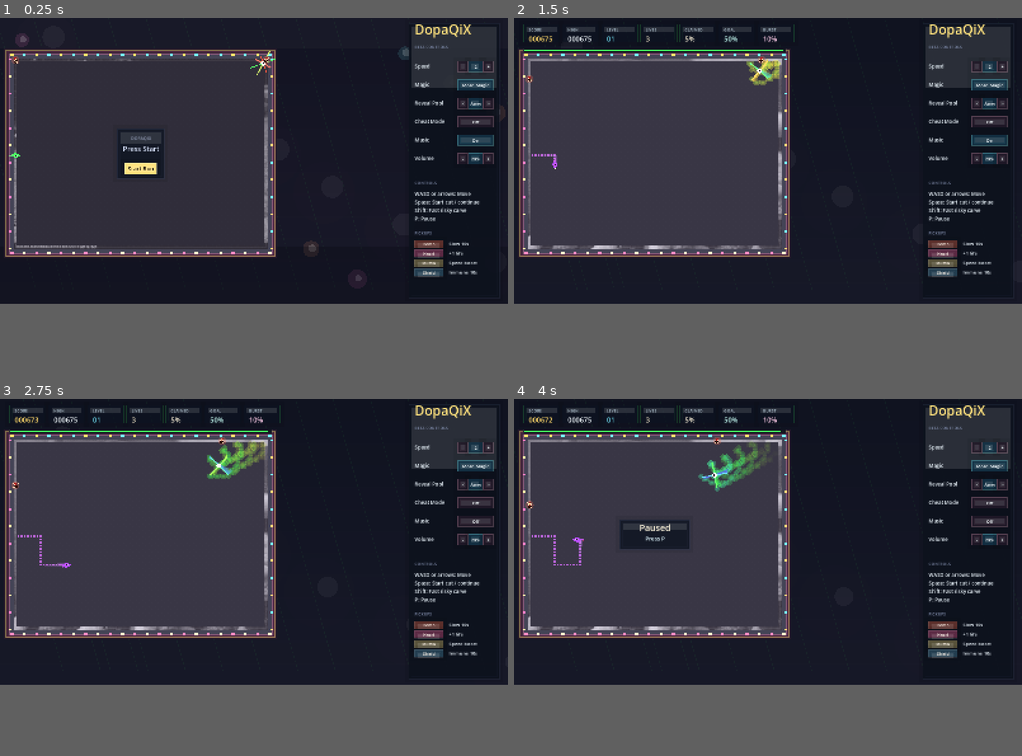
Above: before the commit, frames 1-4 (two rows, left to right).
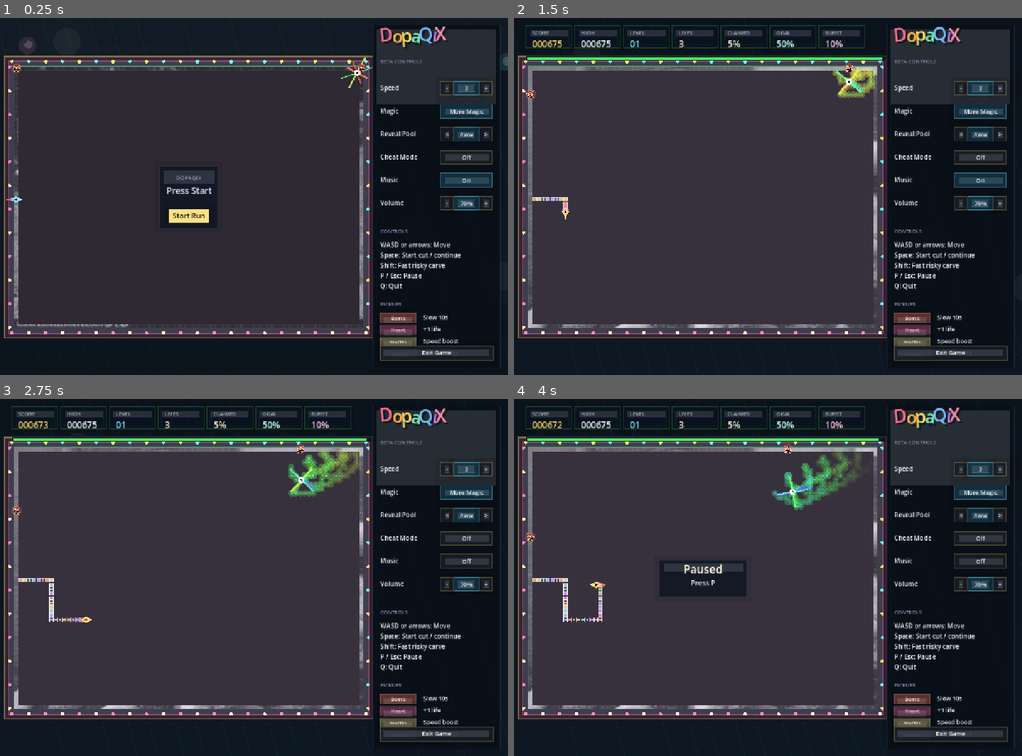
Above: after the commit, the same moments.

Repository: soolafsen/DopaQixNative2
Game: Godot game, scene res://main.tscn
The game is run twice, just before and just after one commit, with the same random seed, the same clock (stepped at 60 frames per second) and the same inputs.
Inputs (mouse positions are in pixels of both pictures, inside the frame that each line leads up to):
- Up to frame 1 (0.25 s): no input
- Up to frame 2 (1.5 s): tap Enter at 0.5 s; move the mouse to (879, 146) at 0.52 s; hold D (move_right) 0.53-1.28 s; tap Space (accept) at 0.6 s; click (879, 146) at 0.67 s; move the mouse to (666, 175) at 1.27 s; hold S (move_down) from 1.28 s (still down); tap Shift (boost_cut) at 1.35 s
- Up to frame 3 (2.75 s): move the mouse to (304, 477) at 2.02 s; release S (move_down) at 2.03 s; hold D (move_right) from 2.03 s (still down); hold M (toggle_music) from 2.03 s (still down)
- Up to frame 4 (4 s): move the mouse to (742, 598) at 2.77 s; release D (move_right) at 2.78 s; release M (toggle_music) at 2.78 s; hold W (move_up) 2.78-3.53 s; tap Enter at 2.85 s; click (742, 598) at 2.92 s; move the mouse to (920, 584) at 3.52 s; hold A (move_left) from 3.53 s (still down); tap P at 3.6 s
In our replay, the window is 800x450 before the commit and 800x562 after it. These sizes can differ from the game's own. Grey fills any space a smaller window leaves; there, only what the larger window draws over its background counts as a difference.

The runs differ from the first frame. In frame 1, 37% of the frame differs, in the area x 0-100%, y 1-97%; in frame 2, 42%; in frame 3, 43%; in frame 4, 45%, in the area x 0-99%, y 1-97%.

Commit message:
fix(port): polish native parity pass
Tighten the native cabinet closer to the web original.

- add a real quit path and pull the sidebar tight to the board
- fix reveal texture loading and make claimed/full-image reveal visible
- replace the harsh cut noise and procedural calm track with shipped assets

Diff:
--- a/project.godot
+++ b/project.godot
@@ -12,7 +12,7 @@
 
 [display]
 
-window/size/viewport_width=1600
+window/size/viewport_width=1280
 window/size/viewport_height=900
 window/stretch/mode="canvas_items"
 window/stretch/aspect="keep"
--- a/scripts/game.gd
+++ b/scripts/game.gd
@@ -9,11 +9,31 @@
 const TILE_SAFE := 1
 const TILE_TRAIL := 2
 
-const CELL := 10
+const CELL := 11
 const COLS := 80
 const ROWS := 60
-const BOARD_RECT := Rect2(Vector2(44.0, 128.0), Vector2(COLS * CELL, ROWS * CELL))
+const BOARD_RECT := Rect2(Vector2(36.0, 122.0), Vector2(COLS * CELL, ROWS * CELL))
 const CARDINALS := [Vector2i.LEFT, Vector2i.RIGHT, Vector2i.UP, Vector2i.DOWN]
+const SIDEBAR_GAP := 24.0
+const MUSIC_ASSET_PATH := "res://assets/audio/zenostar_loop.ogg"
+const SLICE_ASSET_PATH := "res://assets/audio/cut_tick.ogg"
+const TITLE_LETTERS := [
+	{"char": "D", "color": "ff6b8a", "rotation": -7.0, "size": 46},
+	{"char": "o", "color": "ffb347", "rotation": 4.0, "size": 44},
+	{"char": "p", "color": "ffe066", "rotation": -3.0, "size": 45},
+	{"char": "a", "color": "72f1b8", "rotation": 6.0, "size": 43},
+	{"char": "Q", "color": "74c0fc", "rotation": -6.0, "size": 47},
+	{"char": "i", "color": "c77dff", "rotation": 5.0, "size": 43},
+	{"char": "X", "color": "ff8fab", "rotation": -4.0, "size": 46}
+]
+const TRAIL_RAINBOW := [
+	Color("ff5f86"),
+	Color("ff9f45"),
+	Color("ffe066"),
+	Color("72f1b8"),
+	Color("74c0fc"),
+	Color("c77dff")
+]
 
 const MOVE_INTERVAL := 0.07
 const SPARK_SPEED := 9.0
@@ -46,13 +66,13 @@
 const THEME_DATA := [
 	{
 		"name": "Mainline",
-		"bg_a": "0a111d",
-		"bg_b": "131926",
-		"bg_c": "2b1b31",
+		"bg_a": "091019",
+		"bg_b": "0d1620",
+		"bg_c": "162532",
 		"rail": "49ff62",
-		"claim_fill": "9ec8ff15",
-		"trail_a": "f03c3c",
-		"trail_b": "b84dff",
+		"claim_fill": "d9e7ff10",
+		"trail_a": "ff5f86",
+		"trail_b": "74c0fc",
 		"enemy_core": "fdfdfd"
 	}
 ]
@@ -113,6 +133,8 @@
 var sfx_players := []
 var sfx_index := 0
 var audio_streams := {}
+var music_asset_stream: AudioStream
+var slice_asset_stream: AudioStream
 var pause_button: Button
 var resume_button: Button
 var exit_button: Button
@@ -210,6 +232,8 @@
 	if event.is_action_pressed("pause"):
 		if state_name in ["playing", "paused"]:
 			_toggle_pause()
+	elif event.is_action_pressed("exit_game"):
+		_on_exit_button_pressed()
 	elif event.is_action_pressed("toggle_music"):
 		music_enabled = not music_enabled
 		_save_progress()
@@ -231,6 +255,26 @@
 func _notification(what: int) -> void:
 	if what == NOTIFICATION_RESIZED:
 		_layout_ui()
+
+
+func _exit_tree() -> void:
+	_release_audio_resources()
+
+
+func _release_audio_resources() -> void:
+	if music_player != null:
+		music_player.stop()
+		music_player.stream = null
+	if danger_player != null:
+		danger_player.stop()
+		danger_player.stream = null
+	for player_node in sfx_players:
+		if player_node != null:
+			player_node.stop()
+			player_node.stream = null
+	audio_streams.clear()
+	music_asset_stream = null
+	slice_asset_stream = null
 
 
 func _current_level_score_slice() -> int:
@@ -1397,7 +1441,13 @@
 
 
 func _trail_color() -> Color:
-	return _theme_color("trail_a").lerp(_theme_color("trail_b"), 0.5 + sin(title_phase * 10.0) * 0.5)
+	return _rainbow_color(int(floor(title_phase * 8.0)))
+
+
+func _rainbow_color(index: int) -> Color:
+	var color: Color = TRAIL_RAINBOW[posmod(index, TRAIL_RAINBOW.size())]
+	var pulse := 0.08 + (sin(title_phase * 7.0 + float(index) * 0.65) * 0.5 + 0.5) * 0.12
+	return color.lerp(Color.WHITE, pulse)
 
 
 func _load_backgrounds() -> void:
@@ -1440,11 +1490,30 @@
 
 
 func _load_texture_from_path(path: String) -> Texture2D:
+	if path == "":
+		return null
+	var resource := ResourceLoader.load(path)
+	if resource is Texture2D:
+		return resource
 	var image := Image.new()
 	var error := image.load(ProjectSettings.globalize_path(path))
 	if error != OK:
 		return null
 	return ImageTexture.create_from_image(image)
+
+
+func _load_audio_stream(path: String, loop: bool = false) -> AudioStream:
+	if path == "":
+		return null
+	if not ResourceLoader.exists(path, "AudioStream"):
+		return null
+	var resource := ResourceLoader.load(path)
+	if resource is AudioStream:
+		var stream: AudioStream = resource.duplicate()
+		if loop:
+			stream.set("loop", true)
+		return stream
+	return null
 
 
 func _assign_background_texture(texture: Texture2D) -> void:
@@ -1488,13 +1557,17 @@
 		Vector2(float(col) / float(COLS) * texture_size.x, float(row) / float(ROWS) * texture_size.y),
 		Vector2(texture_size.x / float(COLS), texture_size.y / float(ROWS))
 	)
-	draw_texture_rect_region(current_background_gray, tile_rect, region, Color(1, 1, 1, 0.92))
+	draw_texture_rect_region(current_background_gray, tile_rect, region, Color(1, 1, 1, 0.97))
 	if grain_texture != null:
-		draw_texture_rect(grain_texture, tile_rect, true, Color(1, 1, 1, 0.18))
+		draw_texture_rect(grain_texture, tile_rect, true, Color(1, 1, 1, 0.08))
 
 
 func _build_audio() -> void:
 	audio_streams = AudioSynth.create_sfx_library()
+	music_asset_stream = _load_audio_stream(MUSIC_ASSET_PATH, true)
+	slice_asset_stream = _load_audio_stream(SLICE_ASSET_PATH)
+	if slice_asset_stream != null:
+		audio_streams["slice"] = slice_asset_stream
 
 	music_player = AudioStreamPlayer.new()
 	add_child(music_player)
@@ -1514,7 +1587,7 @@
 
 
 func _refresh_music_streams() -> void:
-	audio_streams["music_calm"] = AudioSynth.create_music_stream(reveal_pool, false)
+	audio_streams["music_calm"] = music_asset_stream if music_asset_stream != null else AudioSynth.create_music_stream(reveal_pool, false)
 	audio_streams["music_danger"] = AudioSynth.create_music_stream(reveal_pool, true)
 	if music_player != null:
 		music_player.stream = audio_streams["music_calm"]
@@ -1534,8 +1607,8 @@
 		danger_player.volume_db = -50.0
 		return
 	var volume_db := linear_to_db(max(0.001, music_volume))
-	music_player.volume_db = lerpf(-15.0, -4.0, clamp(1.0 - danger_level * 0.75, 0.0, 1.0)) + volume_db
-	danger_player.volume_db = lerpf(-36.0, -7.5, danger_level) + volume_db
+	music_player.volume_db = lerpf(-19.0, -11.0, clamp(1.0 - danger_level * 0.75, 0.0, 1.0)) + volume_db
+	danger_player.volume_db = lerpf(-48.0, -27.0, danger_level) + volume_db
 
 
 func _play_sfx(name: String) -> void:
@@ -1544,6 +1617,7 @@
 	var player_node: AudioStreamPlayer = sfx_players[sfx_index % sfx_players.size()]
 	sfx_index += 1
 	player_node.stream = audio_streams[name]
+	player_node.volume_db = -13.0 if name == "slice" else 0.0
 	player_node.play()
 
 
@@ -1560,6 +1634,7 @@
 	_bind_key_action("accept", KEY_ENTER)
 	_bind_key_action("pause", KEY_ESCAPE)
 	_bind_key_action("pause", KEY_P)
+	_bind_key_action("exit_game", KEY_Q)
 	_bind_key_action("toggle_music", KEY_M)
 	_bind_key_action("boost_cut", KEY_SHIFT)
 
@@ -1667,13 +1742,19 @@
 
 
 func _options_panel_rect() -> Rect2:
-	var width: float = 286.0
-	return Rect2(Vector2(size.x - width - 26.0, 18.0), Vector2(width, size.y - 36.0))
+	var x: float = BOARD_RECT.end.x + SIDEBAR_GAP
+	var width: float = maxf(272.0, size.x - x - 20.0)
+	return Rect2(Vector2(x, 18.0), Vector2(width, size.y - 36.0))
 
 
 func _options_control_rect(index: int) -> Rect2:
 	var panel := _options_panel_rect()
-	return Rect2(panel.position + Vector2(panel.size.x - 132.0, 118.0 + index * 58.0), Vector2(112.0, 34.0))
+	return Rect2(panel.position + Vector2(panel.size.x - 150.0, 142.0 + index * 58.0), Vector2(130.0, 34.0))
+
+
+func _options_exit_rect() -> Rect2:
+	var panel := _options_panel_rect()
+	return Rect2(Vector2(panel.position.x + 18.0, panel.end.y - 56.0), Vector2(panel.size.x - 36.0, 36.0))
 
 
 func _control_step_rect(base: Rect2, side: String) -> Rect2:
@@ -1720,6 +1801,8 @@
 		music_volume = max(0.0, music_volume - 0.1)
 	elif _control_step_rect(volume_rect, "right").has_point(point):
 		music_volume = min(1.0, music_volume + 0.1)
+	elif _options_exit_rect().has_point(point):
+		_on_exit_button_pressed()
 	else:
 		return true
 	music_volume = snappedf(music_volume, 0.1)
@@ -1885,16 +1968,16 @@
 	var frame := board.grow(18.0)
 	var outer := frame.grow(12.0)
 	var reveal_complete := state_name == "level_clear"
-	draw_rect(_shift_rect(outer, camera_offset * 0.38), _with_alpha(Color("26192b"), 0.9), true)
-	draw_rect(_shift_rect(frame, camera_offset * 0.3), _with_alpha(Color("121a24"), 0.96), true)
-	draw_rect(_shift_rect(board, camera_offset * 0.2), _with_alpha(Color("02050a"), 0.98), true)
+	draw_rect(_shift_rect(outer, camera_offset * 0.38), _with_alpha(Color("121720"), 0.94), true)
+	draw_rect(_shift_rect(frame, camera_offset * 0.3), _with_alpha(Color("0c1118"), 0.98), true)
+	draw_rect(_shift_rect(board, camera_offset * 0.2), _with_alpha(Color.BLACK, 1.0), true)
 	var board_rect := _shift_rect(board, camera_offset * 0.12)
 	if reveal_complete:
 		if current_background != null:
 			draw_texture_rect(current_background, board_rect, false, Color(1, 1, 1, 1.0))
-		draw_rect(board_rect, Color(1, 1, 1, 0.035), true)
+		draw_rect(board_rect, Color(1, 1, 1, 0.025), true)
 	elif grain_texture != null:
-		draw_texture_rect(grain_texture, board_rect, true, Color(1, 1, 1, 0.08 if state_name == "title" else 0.16))
+		draw_texture_rect(grain_texture, board_rect, true, Color(1, 1, 1, 0.05 if state_name == "title" else 0.11))
 
 	for scan in range(18):
 		var scan_y := board.position.y + 12.0 + scan * ((board.size.y - 24.0) / 17.0)
@@ -1906,20 +1989,20 @@
 				var rect: Rect2 = _shift_rect(_cell_rect(col, row), camera_offset * 0.24)
 				match grid[row][col]:
 					TILE_EMPTY:
-						var empty_color := Color("03070c")
+						var empty_color := Color("000000")
 						empty_color.a = 0.98
 						draw_rect(rect, empty_color, true)
 						if (col + row) % 2 == 0:
-							draw_rect(rect.grow(-3.0), Color(1, 1, 1, 0.012), true)
+							draw_rect(rect.grow(-3.0), Color(1, 1, 1, 0.008), true)
 					TILE_SAFE:
 						_draw_claimed_reveal_tile(rect, col, row)
 						var claim_color := _theme_color("claim_fill")
-						claim_color.a = 0.02
+						claim_color.a = 0.012
 						draw_rect(rect, claim_color, true)
-						draw_rect(rect.grow(-1.0), _with_alpha(_theme_color("rail"), 0.16), false, 1.0)
+						draw_rect(rect.grow(-1.0), _with_alpha(_theme_color("rail"), 0.14), false, 1.0)
 						draw_rect(Rect2(rect.position + Vector2(2.0, 2.0), Vector2(rect.size.x - 4.0, 2.0)), _with_alpha(Color.WHITE, 0.04), true)
 					TILE_TRAIL:
-						var pulse := _trail_color()
+						var pulse := _rainbow_color(col + row)
 						pulse.a = 0.94
 						draw_rect(rect.grow(-2.0), pulse, true)
 						draw_rect(rect.grow(-0.75), Color.WHITE, false, 1.0)
@@ -1942,8 +2025,9 @@
 	if dir == Vector2.ZERO:
 		dir = Vector2.RIGHT
 	var perp := Vector2(-dir.y, dir.x)
-	var core := Color("fff8db")
-	var shell := _theme_color("trail_b") if player["drawing"] else _theme_color("rail")
+	var core := Color("fffdf2")
+	var shell := Color("ffe066") if player["drawing"] else Color("66f5ff")
+	var accent := Color("ff6fa2")
 	if _effect_active("cookie"):
 		shell = Color("ffe561")
 	if _effect_active("bomb"):
@@ -1954,9 +2038,10 @@
 		var next: Vector2 = history[index + 1]["pos"] + camera_offset * 0.68
 		var tail_alpha := 1.0 - float(index) / float(max(1, history.size() - 1))
 		var tail_width := 11.0 * tail_alpha + 1.6
-		draw_line(current, next, _with_alpha(shell.lerp(Color("ffd8f3"), 0.3), tail_alpha * 0.34), tail_width)
+		var rainbow := _rainbow_color(index + int(floor(title_phase * 8.0)))
+		draw_line(current, next, _with_alpha(rainbow, tail_alpha * 0.42), tail_width)
 		draw_line(current, next, _with_alpha(Color.WHITE, tail_alpha * 0.12), max(1.0, tail_width * 0.25))
-	var tail_color := shell.lerp(Color("ff8ad0"), 0.35)
+	var tail_color := accent
 	var nose := pos + dir * 16.0
 	var left := pos + perp * 8.4 - dir * 1.8
 	var right := pos - perp * 8.4 - dir * 1.8
@@ -1972,7 +2057,7 @@
 	draw_colored_polygon(PackedVector2Array([pos + dir * 6.0, pos + perp * 3.6, pos - dir * 8.8, pos - perp * 3.6]), tail_color)
 	draw_colored_polygon(PackedVector2Array([nose - dir * 3.4 + perp * 3.0, nose - dir * 7.0, nose - dir * 3.4 - perp * 3.0]), core)
 	draw_line(pos - perp * 4.6 - dir * 2.1, pos + perp * 4.6 - dir * 2.1, _with_alpha(Color.WHITE, 0.38), 1.5)
-	draw_circle(pos - dir * 0.8, 2.2, Color("1c1329"))
+	draw_circle(pos - dir * 0.8, 2.2, Color("07101a"))
 	draw_circle(pos + dir * 4.6, 1.8, _with_alpha(Color.WHITE, 0.56))
 	if _effect_active("shield"):
 		var shield := _with_alpha(Color("85f6ff"), 0.32 + sin(title_phase * 9.0) * 0.08)
@@ -2199,12 +2284,12 @@
 
 func _draw_options_panel() -> void:
 	var panel := _options_panel_rect()
-	_draw_panel(panel, Color("0d121d", 0.92), _with_alpha(Color("242c3f"), 0.46))
-	_draw_label(panel.position + Vector2(18.0, 34.0), "DopaQiX", 42, Color("ffe27d"))
-	_draw_label(panel.position + Vector2(18.0, 78.0), "BETA CONTROLS", 13, Color("7f8baa"))
+	_draw_panel(panel, Color("0a1018", 0.94), _with_alpha(Color("243246"), 0.58))
+	_draw_candy_title(panel.position + Vector2(18.0, 42.0))
+	_draw_label(panel.position + Vector2(18.0, 96.0), "BETA CONTROLS", 13, Color("7f8baa"))
 	var labels := ["Speed", "Magic", "Reveal Pool", "Cheat Mode", "Music", "Volume"]
 	for index in range(labels.size()):
-		var y := panel.position.y + 140.0 + index * 58.0
+		var y := panel.position.y + 164.0 + index * 58.0
 		_draw_label(Vector2(panel.position.x + 18.0, y), labels[index], 16, Color("eef8ff"))
 	var speed_rect := _options_control_rect(0)
 	var magic_rect := _options_control_rect(1)
@@ -2219,13 +2304,14 @@
 	_draw_toggle_pill(music_rect, "On" if music_enabled else "Off", music_enabled)
 	_draw_stepper(volume_rect, "%d%%" % int(round(music_volume * 100.0)))
 	_draw_label(panel.position + Vector2(18.0, panel.position.y + 18.0), "", 1, Color.WHITE)
-	_draw_label(Vector2(panel.position.x + 18.0, panel.position.y + 506.0), "CONTROLS", 13, Color("7f8baa"))
-	_draw_label(Vector2(panel.position.x + 18.0, panel.position.y + 542.0), "WASD or arrows: Move", 16, Color("eef8ff"))
-	_draw_label(Vector2(panel.position.x + 18.0, panel.position.y + 568.0), "Space: Start cut / continue", 16, Color("eef8ff"))
-	_draw_label(Vector2(panel.position.x + 18.0, panel.position.y + 594.0), "Shift: Fast risky carve", 16, Color("eef8ff"))
-	_draw_label(Vector2(panel.position.x + 18.0, panel.position.y + 620.0), "P: Pause", 16, Color("eef8ff"))
-	_draw_label(Vector2(panel.position.x + 18.0, panel.position.y + 664.0), "PICKUPS", 13, Color("7f8baa"))
-	var legend_y := panel.position.y + 698.0
+	_draw_label(Vector2(panel.position.x + 18.0, panel.position.y + 524.0), "CONTROLS", 13, Color("7f8baa"))
+	_draw_label(Vector2(panel.position.x + 18.0, panel.position.y + 560.0), "WASD or arrows: Move", 16, Color("eef8ff"))
+	_draw_label(Vector2(panel.position.x + 18.0, panel.position.y + 586.0), "Space: Start cut / continue", 16, Color("eef8ff"))
+	_draw_label(Vector2(panel.position.x + 18.0, panel.position.y + 612.0), "Shift: Fast risky carve", 16, Color("eef8ff"))
+	_draw_label(Vector2(panel.position.x + 18.0, panel.position.y + 638.0), "P / Esc: Pause", 16, Color("eef8ff"))
+	_draw_label(Vector2(panel.position.x + 18.0, panel.position.y + 664.0), "Q: Quit", 16, Color("eef8ff"))
+	_draw_label(Vector2(panel.position.x + 18.0, panel.position.y + 708.0), "PICKUPS", 13, Color("7f8baa"))
+	var legend_y := panel.position.y + 742.0
 	for legend in [
 		{"text": "Bomb", "desc": "Slow 10s", "fill": Color("5b2f2b")},
 		{"text": "Heart", "desc": "+1 life", "fill": Color("5b2943")},
@@ -2237,6 +2323,7 @@
 		_draw_centered_label(Vector2(badge.get_center().x, badge.position.y + 17.0), legend["text"], 13, Color("fff6ea"))
 		_draw_label(Vector2(panel.position.x + 126.0, legend_y), legend["desc"], 15, Color("eef8ff"))
 		legend_y += 30.0
+	_draw_toggle_pill(_options_exit_rect(), "Exit Game", false)
 
 
 func _draw_label(position: Vector2, text: String, font_size: int, color: Color) -> void:
@@ -2253,8 +2340,21 @@
 	_draw_label(position, text, font_size, fill)
 
 
+func _draw_candy_title(position: Vector2) -> void:
+	var advance_x := position.x
+	for index in range(TITLE_LETTERS.size()):
+		var letter = TITLE_LETTERS[index]
+		var font_size: int = letter["size"]
+		var wobble := sin(title_phase * 1.8 + index * 0.7) * 2.0
+		var baseline := Vector2(advance_x, position.y + wobble)
+		draw_set_transform(baseline, deg_to_rad(letter["rotation"]), Vector2.ONE)
+		_draw_shadowed_label(Vector2.ZERO, letter["char"], font_size, _with_alpha(Color("08101b"), 0.78), Color(letter["color"]))
+		draw_set_transform(Vector2.ZERO, 0.0, Vector2.ONE)
+		advance_x += ThemeDB.fallback_font.get_string_size(letter["char"], HORIZONTAL_ALIGNMENT_LEFT, -1.0, font_size).x - 4.0
+
+
 func _draw_metric_card(rect: Rect2, label: String, value: String, accent: Color, value_size: int) -> void:
-	_draw_panel(rect, Color("0c1321", 0.64), _with_alpha(_theme_color("rail"), 0.16))
+	_draw_panel(rect, Color("0c1321", 0.7), _with_alpha(_theme_color("rail"), 0.18))
 	_draw_label(rect.position + Vector2(16.0, 22.0), label.to_upper(), 13, Color("a8bac7"))
 	_draw_label(rect.position + Vector2(16.0, 54.0), value, value_size, accent)
 
@@ -2326,8 +2426,8 @@
 
 
 func _draw_toggle_pill(rect: Rect2, text: String, active: bool) -> void:
-	var fill := Color("133449", 0.82) if active else Color("221928", 0.82)
-	var stroke := _with_alpha(Color("8dfcff"), 0.28) if active else _with_alpha(Color("ffb8d0"), 0.24)
+	var fill := Color("123549", 0.82) if active else Color("171d27", 0.9)
+	var stroke := _with_alpha(Color("8dfcff"), 0.34) if active else _with_alpha(Color("ffd66c"), 0.22)
 	_draw_panel(rect, fill, stroke)
 	_draw_centered_label(Vector2(rect.get_center().x, rect.position.y + 23.0), text, 15, Color("f6fdff"))
 
Not shown, changed: README.md
Not shown, added: assets/audio/cut_tick.ogg
Not shown, added: assets/audio/zenostar_loop.ogg
